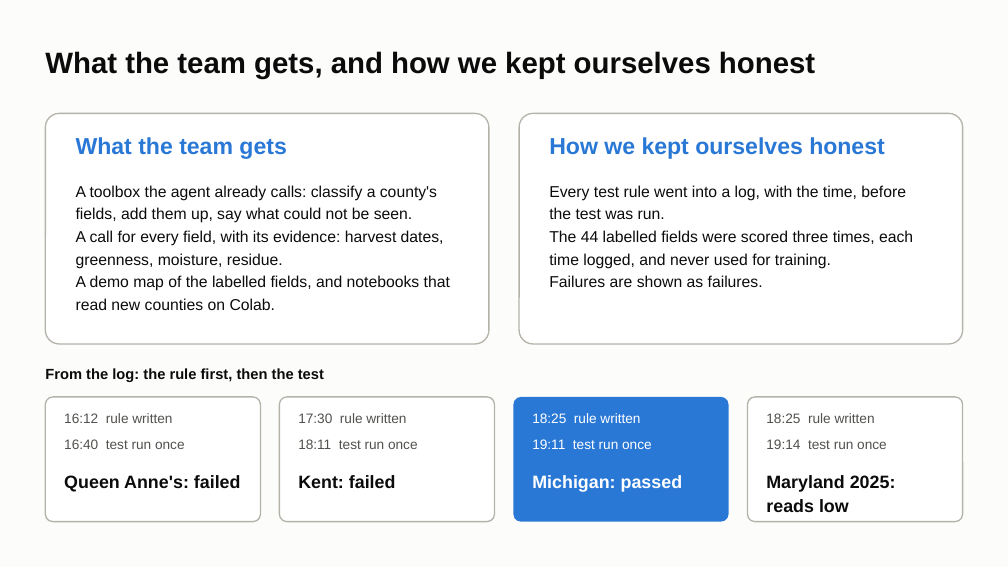
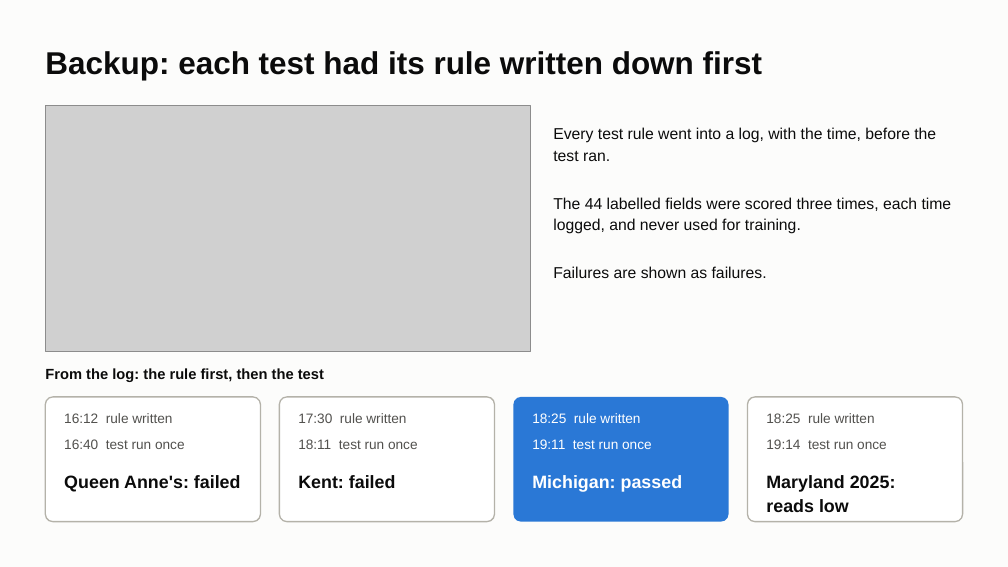
Before and after one commit to ChenSiyun1234/FieldVision, a slide deck: slide 12 of handoff/presentation/FieldVision_model_story.pptx (slide 15 before the commit). Drawn at 1008x567 pixels with LibreOffice and Linux fonts; fonts in the diff are those of the drawing; grey boxes stand for pictures. Boxes give left, top, right and bottom in pixels: in the first picture for what was removed or moved away, otherwise in the second. Text is boxed around its words. In the diff, an @@ line names an element or a change of style, - is before the commit and + after.

Commit message:
Hand-over: the short deck, ten slides and three backup slides

```diff
--- a/handoff/presentation/FieldVision_model_story.pptx
+++ b/handoff/presentation/FieldVision_model_story.pptx
@@ title at (45, 51, 762, 80): text changed; size 28 to 30 pt @@
-What the team gets, and how we kept ourselves honest
+Backup: each test had its rule written down first
@@ rounded rectangle removed at (45, 113, 489, 344) @@
@@ picture added at (45, 106, 531, 352) @@
@@ rounded rectangle removed at (520, 113, 963, 344) @@
@@ text removed at (76, 137, 286, 159) @@
-What the team gets
@@ text removed at (549, 137, 885, 159) @@
-How we kept ourselves honest
@@ text at (553, 127, 936, 161): text changed @@
-Every test rule went into a log, with the time, before the test was run.
+Every test rule went into a log, with the time, before the test ran.
@@ text "Every test rule went into ...": place and size @@
-text "Every test rule went into ..." at (549, 185, 913, 287)
+text "Every test rule went into ..." at (553, 127, 952, 278)
@@ text removed at (76, 185, 450, 310) @@
-A toolbox the agent already calls: classify a county's fields, add them up, say what could not be seen.
-A call for every field, with its evidence: harvest dates, greenness, moisture, residue.
-A demo map of the labelled fields, and notebooks that read new counties on Colab.
@@ text at (553, 197, 952, 278): line spacing 1.2 to 1.15 @@
```
Also in this commit, not shown: 6 other slides changed, 5 slides added, 8 slides removed, 2 other files.
